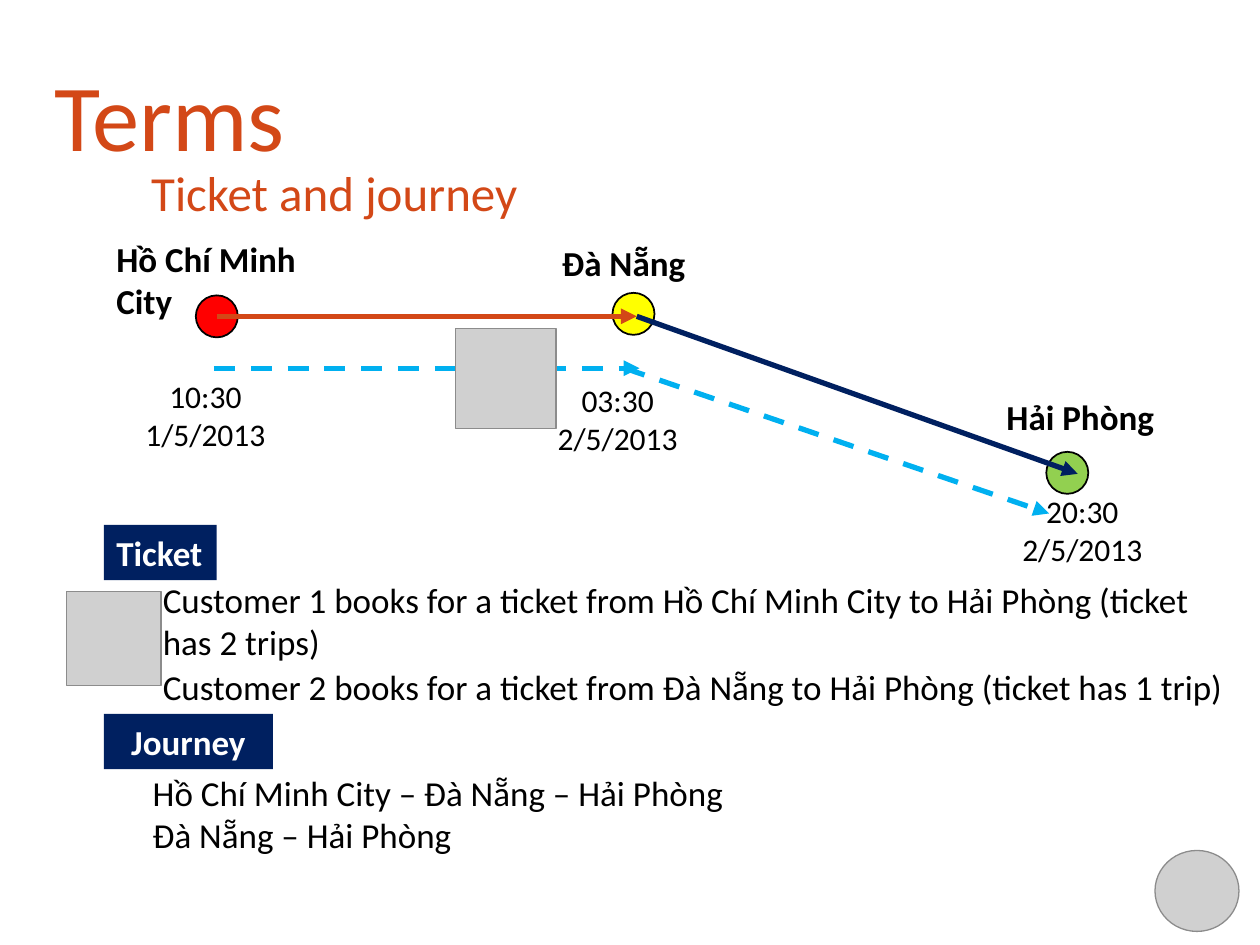
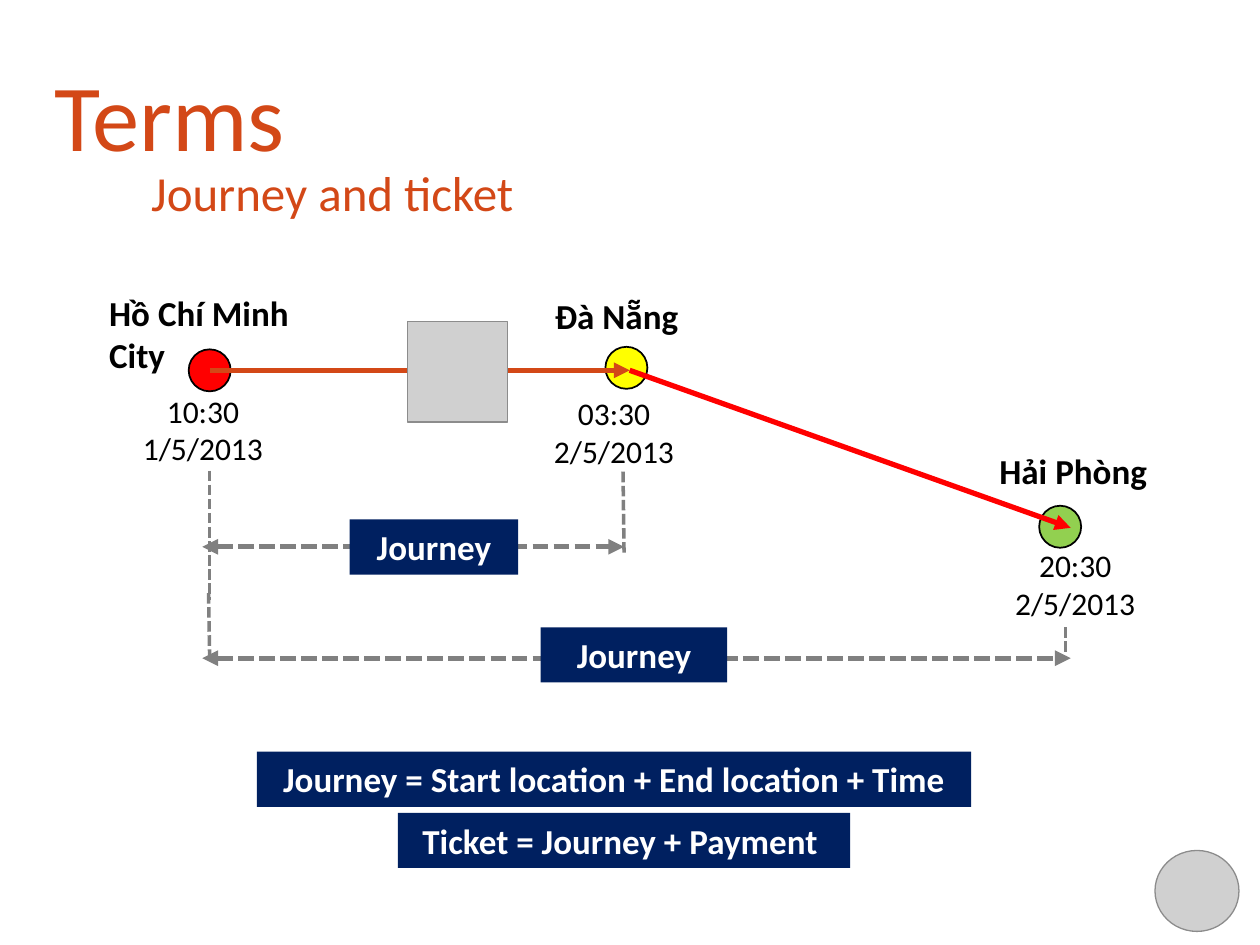
Before and after one commit to khalifandiaye/bus-reservation, a slide deck: slide 9 of WIP/Document/Project Report/Project-Agenda-Team04.pptx. Drawn at 1260x945 pixels with LibreOffice and Linux fonts; fonts in the diff are those of the drawing; grey boxes stand for pictures; background and template pictures are left out. Boxes give left, top, right and bottom in pixels: in the first picture for what was removed or moved away, otherwise in the second. Text is boxed around its words. In the diff, an @@ line names an element or a change of style, - is before the commit and + after.

```diff
--- a/WIP/Document/Project Report/Project-Agenda-Team04.pptx
+++ b/WIP/Document/Project Report/Project-Agenda-Team04.pptx
@@ text at box(151, 177, 513, 219): text changed @@
-Ticket and journey
+Journey and ticket
@@ picture: place and size @@
-picture at box(456, 329, 557, 430)
+picture at box(407, 321, 508, 422)
@@ text "10:30 1/5/2013": place and size @@
-text "10:30 1/5/2013" at box(145, 387, 265, 448)
+text "10:30 1/5/2013" at box(143, 402, 263, 462)
@@ arrow moved from (217, 316) - (636, 316) to (209, 370) - (630, 370) @@
@@ arrow removed from (214, 368) to (640, 368) @@
@@ text "03:30 2/5/2013": place and size @@
-text "03:30 2/5/2013" at box(558, 391, 678, 452)
+text "03:30 2/5/2013" at box(554, 404, 674, 465)
@@ arrow removed from (625, 368) to (1050, 514) @@
@@ 4 texts, 3 ellipses, 1 arrow: place and size @@
-4 texts, 3 ellipses, 1 arrow at box(116, 245, 1154, 563)
+4 texts, 3 ellipses, 1 arrow at box(109, 299, 1147, 617)
@@ arrow (630, 370) - (1071, 528): stroke #002060 3 pt to #FF0000 3 pt @@
@@ rectangle removed at box(103, 525, 217, 581) @@
-Ticket
@@ group added at box(203, 471, 624, 600): 2 lines, 1 double arrow, 1 rectangle @@
+Journey
@@ picture removed at box(67, 592, 161, 687) @@
@@ text removed at box(163, 586, 1188, 661) @@
-Customer 1 books for a ticket from Hồ Chí Minh City to Hải Phòng (ticket has 2 trips)
@@ line added from (209, 593) to (209, 658), #808080 2 pt dashed @@
@@ rectangle "Journey": place and size @@
-rectangle "Journey" at box(103, 714, 272, 770)
+rectangle "Journey" at box(541, 627, 727, 683)
@@ line added from (1066, 627) to (1066, 658), #808080 2 pt dashed @@
@@ double arrow added from (203, 658) to (1071, 658), #808080 3 pt dashed @@
@@ text removed at box(163, 671, 1222, 706) @@
-Customer 2 books for a ticket from Đà Nẵng to Hải Phòng (ticket has 1 trip)
@@ text removed at box(153, 777, 723, 854) @@
-Hồ Chí Minh City – Đà Nẵng – Hải Phòng
-Đà Nẵng – Hải Phòng
@@ rectangle added at box(257, 752, 971, 808), fill #002060, 20 pt, text #FFFFFF, bold @@
+Journey = Start location + End location + Time
@@ rectangle added at box(398, 813, 850, 868), fill #002060, 20 pt, text #FFFFFF, bold @@
+Ticket = Journey + Payment
```
Also in this commit, not shown: 11 other slides changed, 1 slide added, 1 other file.
